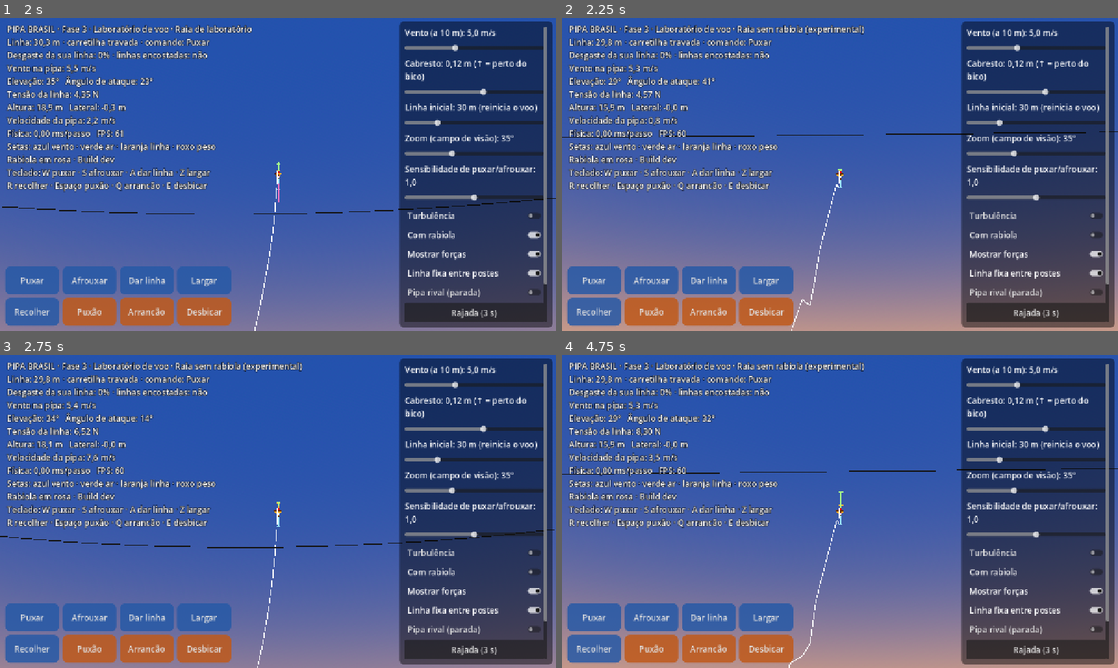
Above: before the commit, frames 1-4 (two rows, left to right).
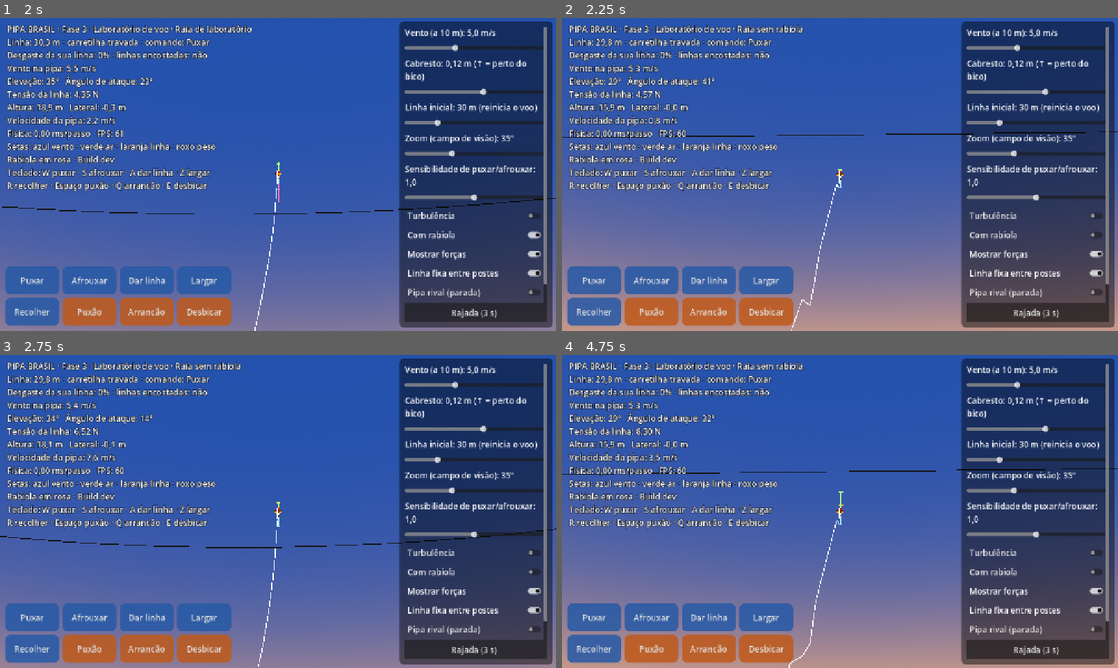
Above: after the commit, the same moments.

Repository: lucaskaeller201-ui/Pipa-Brasil
Game: Godot game, scene res://scenes/main/main.tscn
Two runs of this game, one before a commit and one after it. Both use one fixed random seed, a clock stepped at 60 frames per second and the inputs below.
Inputs:
- Up to frame 1 (2 s): tap Enter at 0.5 s; hold W 0.53-1.25 s; tap Z at 0.6 s; tap Space at 0.77 s; click "Turbulência" at 1.25 s
- Up to frame 2 (2.25 s): click "Com rabiola" at 2 s
- Up to frame 3 (2.75 s): no input
- Up to frame 4 (4.75 s): hold S 2.78-3.53 s; tap R at 2.85 s; tap Space at 3.02, 4.52 s; hold W from 3.53 s (still down); tap Q at 3.6 s; tap E at 4.35 s

Frame 1 is identical in both runs. In frame 2, 0.2% of the frame differs, in the area x 43-55%, y 2-70%; in frame 3, 0.3%, in the area x 1-100%, y 2-100%; in frame 4, 0.2%.

Commit message:
Fase 4: bot piloto e correção da raia sem rabiola
- Raia sem rabiola: estabilidade direcional da vareta desligada (virava o bico
  para baixo com a pipa parada); agora fica no ar sozinha e é dirigível por
  folga e puxão (D-018). Referência de regressão será regenerada.
- Flyer: posição no céu e ângulo do bico vistos pelo pipeiro
- game/ai: BotDifficulty, BotPerception (só o que o pipeiro vê e sente, com
  atraso e ruído) e BotPilot (escreve só no PilotInput)
- Testes: raia sozinha, direção por folga e puxão, bot 5 min com rajadas,
  todos os níveis, bot contra bot
- Protótipo em tools/prototipo/fase4

Co-Authored-By: Claude Opus 5.5 <noreply@anthropic.com>
Claude-Session: https://claude.ai/code/session_01VcBVPpGPHbKMkWY2F5CwiY

Diff:
--- /dev/null
+++ b/game/ai/bot_difficulty.gd
@@ -0,0 +1,44 @@
+class_name BotDifficulty
+extends RefCounted
+## Dificuldade do bot: capacidade de EXECUÇÃO (não muda a física).
+## Mexe só na percepção (atraso e ruído) e na precisão das decisões.
+## A personalidade (estilo de comportamento) é independente e vem na Fase 8.
+
+enum Level { FACIL, NORMAL, DIFICIL, PROFISSIONAL }
+
+var level: Level = Level.NORMAL
+var reaction := 0.2         ## s: atraso entre ver e reagir
+var noise_deg := 4.0        ## ruído na leitura da posição e do bico (graus)
+var noise_tension := 0.25   ## ruído na tensão sentida na mão (N)
+var tolerance_deg := 16.0   ## quanto o bico pode estar fora da direção desejada
+var lead := 0.08            ## s: quanto o bot antecipa o giro do bico
+var decisions_per_second := 15.0
+
+
+static func create(p_level: Level) -> BotDifficulty:
+	var d := BotDifficulty.new()
+	d.level = p_level
+	match p_level:
+		Level.FACIL:
+			d._configure(0.30, 6.0, 0.4, 22.0, 0.05, 10.0)
+		Level.NORMAL:
+			d._configure(0.20, 4.0, 0.25, 16.0, 0.08, 15.0)
+		Level.DIFICIL:
+			d._configure(0.12, 2.0, 0.1, 12.0, 0.10, 30.0)
+		Level.PROFISSIONAL:
+			d._configure(0.08, 1.0, 0.05, 9.0, 0.12, 60.0)
+	return d
+
+
+static func level_name(p_level: Level) -> String:
+	return ["Fácil", "Normal", "Difícil", "Profissional"][p_level]
+
+
+func _configure(p_reaction: float, p_noise_deg: float, p_noise_tension: float, p_tolerance: float,
+		p_lead: float, p_decisions: float) -> void:
+	reaction = p_reaction
+	noise_deg = p_noise_deg
+	noise_tension = p_noise_tension
+	tolerance_deg = p_tolerance
+	lead = p_lead
+	decisions_per_second = p_decisions
--- /dev/null
+++ b/game/ai/bot_perception.gd
@@ -0,0 +1,34 @@
+class_name BotPerception
+extends RefCounted
+## BotPerception: o que o pipeiro-bot percebe, e só isso.
+##
+## Lê do próprio pipeiro (Flyer) apenas o que uma pessoa veria ou sentiria:
+## onde a pipa está no céu, para onde o bico aponta, a tensão na mão e quanto
+## de linha já soltou. Não lê o vento, a velocidade exata nem nada escondido
+## (regra do Adendo de Bots). Tudo chega com o atraso e o ruído da dificuldade.
+
+var difficulty: BotDifficulty
+var _rng := RandomNumberGenerator.new()
+var _buffer: Array = []  # observações recentes (para o atraso de reação)
+
+
+func _init(p_difficulty: BotDifficulty, seed := 1) -> void:
+	difficulty = p_difficulty
+	_rng.seed = seed
+
+
+## Devolve um Dictionary com t, az, el, nose (graus), tension (N), line (m).
+func observe(flyer: Flyer, t: float) -> Dictionary:
+	var ceu := flyer.sky_position_deg()
+	_buffer.append({
+		"t": t, "az": ceu.x, "el": ceu.y, "nose": flyer.nose_angle_deg(),
+		"tension": flyer.tension, "line": flyer.line_length(),
+	})
+	while _buffer.size() > 1 and float(_buffer[1]["t"]) <= t - difficulty.reaction:
+		_buffer.pop_front()
+	var o: Dictionary = (_buffer[0] as Dictionary).duplicate()
+	o["az"] = float(o["az"]) + _rng.randfn(0.0, difficulty.noise_deg)
+	o["el"] = float(o["el"]) + _rng.randfn(0.0, difficulty.noise_deg)
+	o["nose"] = wrapf(float(o["nose"]) + _rng.randfn(0.0, difficulty.noise_deg * 1.5), -180.0, 180.0)
+	o["tension"] = maxf(0.0, float(o["tension"]) + _rng.randfn(0.0, difficulty.noise_tension))
+	return o
--- /dev/null
+++ b/game/ai/bot_pilot.gd
@@ -0,0 +1,107 @@
+class_name BotPilot
+extends RefCounted
+## BotFlightController (Fase 4): bot que empina usando SÓ os comandos do
+## pipeiro (PilotInput), exatamente os mesmos do jogador.
+##
+## Estratégia (calibrada no protótipo tools/prototipo/fase4/bot.py):
+## - Linha esticada: a pipa fica parada com o bico para cima ou avança para
+##   onde o bico aponta. Para ir para o lado, o bot dá folga (o bico gira),
+##   estica de novo quando o bico chega na direção desejada e recolhe linha
+##   enquanto avança (recolher estica a linha e empurra a pipa).
+## - Solta a carretilha no máximo 0,25 s por giro e recolhe o que soltou.
+## - Segurança: pipa baixa, para de manobrar e sobe; bico para baixo, solta a
+##   carretilha para a pipa parar de mergulhar.
+##
+## Limitação conhecida: a mira para o lado ainda é fraca (D-018).
+
+enum State { FLY, SLACK }
+
+var difficulty: BotDifficulty
+var perception: BotPerception
+var target_azimuth := 0.0   ## graus no céu
+var line_target := 30.0     ## m de linha desejados
+
+var state: State = State.FLY
+var slack_count := 0
+var _t_state := 0.0
+var _prev: Dictionary = {}
+var _rate := 0.0            ## graus/s do giro do bico (estimado)
+var _next_decision := 0.0
+var _decision := {}
+
+
+func _init(p_difficulty: BotDifficulty, seed := 1) -> void:
+	difficulty = p_difficulty
+	perception = BotPerception.new(p_difficulty, seed)
+
+
+## Atualiza e escreve os comandos em flyer.input. Chamar a cada passo.
+func update(flyer: Flyer, t: float) -> void:
+	var o := perception.observe(flyer, t)
+	if not _prev.is_empty():
+		var dt := float(o["t"]) - float(_prev["t"])
+		if dt > 0.0:
+			_rate = 0.7 * _rate + 0.3 * wrapf(float(o["nose"]) - float(_prev["nose"]), -180.0, 180.0) / dt
+	_prev = o
+	if t >= _next_decision:
+		_next_decision = t + 1.0 / difficulty.decisions_per_second
+		_decision = _decide(o, t)
+	_apply(flyer.input, _decision)
+
+
+func desired_heading(o: Dictionary) -> float:
+	if float(o["el"]) < 22.0:
+		return 0.0
+	var daz := target_azimuth - float(o["az"])
+	if daz > 8.0:
+		return 55.0
+	if daz < -8.0:
+		return -55.0
+	return 0.0
+
+
+func _decide(o: Dictionary, t: float) -> Dictionary:
+	var nose := float(o["nose"])
+	var el := float(o["el"])
+	var line := float(o["line"])
+	var tol := difficulty.tolerance_deg
+	var hd := desired_heading(o)
+	var e := wrapf(nose - hd, -180.0, 180.0)
+	var pred := wrapf(nose + _rate * (difficulty.lead + difficulty.reaction) - hd, -180.0, 180.0)
+	var dist := absf(target_azimuth - float(o["az"])) if el >= 22.0 else 0.0
+
+	if state == State.FLY:
+		if absf(e) > tol * 2.0 and t - _t_state > 0.25 and (absf(target_azimuth - float(o["az"])) > 6.0 or absf(nose) > 60.0):
+			state = State.SLACK
+			_t_state = t
+			slack_count += 1
+	elif absf(pred) < tol or t - _t_state > 1.5:
+		state = State.FLY
+		_t_state = t
+
+	var d := {}
+	if state == State.SLACK:
+		d = {"slack": 1.0, "free_spool": t - _t_state < 0.25 and absf(pred) > tol * 2.0 and line < line_target + 8.0}
+	else:
+		if absf(e) < tol and dist > 6.0:
+			d = {"reel_in": true} if line > line_target - 8.0 else {"pull": 1.0}
+		if el < 15.0 and absf(nose) > 100.0:
+			d = {"slack": 1.0}
+		if d.is_empty() and absf(nose) < 60.0 and line > line_target:
+			d = {"reel_in": true}
+		if absf(nose) < 25.0 and line > line_target + 2.0:
+			d = {"reel_in": true}
+		if not d.has("reel_in") and absf(nose) < 100.0 and line > line_target + 6.0:
+			d = {"reel_in": true}
+	# Emergência: bico para baixo, solta a carretilha para parar o mergulho.
+	if absf(nose) > 110.0 and el < 40.0 and line < line_target + 25.0:
+		d = {"slack": 1.0, "free_spool": true}
+	return d
+
+
+func _apply(input: PilotInput, d: Dictionary) -> void:
+	input.clear()
+	input.pull = float(d.get("pull", 0.0))
+	input.slack = float(d.get("slack", 0.0))
+	input.free_spool = bool(d.get("free_spool", false))
+	input.reel_in = bool(d.get("reel_in", false))
--- a/sim/core/flyer.gd
+++ b/sim/core/flyer.gd
@@ -154,5 +154,22 @@
 	return rad_to_deg(atan2(d.y, Vector2(d.x, d.z).length()))
 
 
+## Posição da pipa no céu vista pelo pipeiro: azimute (graus, + = direita de
+## quem olha vento abaixo) e elevação (graus). Só o que dá para ver.
+func sky_position_deg() -> Vector2:
+	var d := bridle_position() - hand_position
+	return Vector2(rad_to_deg(atan2(d.x, -d.z)), rad_to_deg(atan2(d.y, Vector2(d.x, d.z).length())))
+
+
+## Para onde o bico aponta no céu, visto do pipeiro: 0 = para cima,
+## + = para a direita, ±180 = para baixo (graus).
+func nose_angle_deg() -> float:
+	var bico := kite.rotation * Vector3.UP
+	var linha := (kite.position - hand_position).normalized()
+	var cima := (Vector3.UP - linha * Vector3.UP.dot(linha)).normalized()
+	var direita := linha.cross(cima).normalized()
+	return rad_to_deg(atan2(bico.dot(direita), bico.dot(cima)))
+
+
 func line_length() -> float:
 	return line.rest_total() if line != null else 0.0
--- a/sim/kite/kite_definition.gd
+++ b/sim/kite/kite_definition.gd
@@ -94,14 +94,16 @@
 
 
 ## Raia de combate sem rabiola, com vareta que enverga com a tensão.
-## Com a linha esticada voa para onde o bico aponta; com a linha frouxa a
-## vareta relaxa e ela gira, o que permite desbicar. EXPERIMENTAL: os
-## parâmetros de giro ainda serão calibrados com o bot piloto (Fase 4).
+## Com a linha esticada fica parada no céu com o bico para cima e, puxada,
+## avança para onde o bico aponta; com a linha frouxa a vareta relaxa e ela
+## gira, o que permite desbicar. Calibrada com o bot piloto na Fase 4 (D-018):
+## a estabilidade direcional da vareta ficou desligada, porque virava o bico
+## para baixo com a pipa parada.
 static func raia_sem_rabiola() -> KiteDefinition:
 	var d := raia_laboratorio(0.0)
-	d.model_name = "Raia sem rabiola (experimental)"
+	d.model_name = "Raia sem rabiola"
 	d.flex_enabled = true
-	d.bow_stability = 0.5
+	d.bow_stability = 0.0
 	d.spin_damping_quadratic = 1.0
 	d.spin_damping_linear = 0.3
 	d.spin_bias = 0.3
--- a/tests/golden/raia_sem_rabiola.csv
+++ /dev/null
@@ -1,17 +0,0 @@
-t,x,y,z,tensao,linha
-0.50,0.5529,16.8543,-26.2448,5.8772,29.8500
-1.00,2.4313,19.5347,-24.3334,6.0706,29.8500
-1.50,4.9755,21.5865,-22.2103,5.3445,29.8500
-2.00,7.9911,22.5322,-20.3556,4.8071,29.8500
-2.50,11.4715,22.2762,-18.9027,4.6139,29.8500
-3.00,15.3360,20.6744,-17.8529,4.7227,29.8500
-3.50,19.2680,17.5683,-17.1498,4.9148,29.8500
-4.00,22.6928,12.9983,-16.7053,4.8059,29.8500
-4.50,24.9886,7.3937,-16.4267,3.8718,29.8500
-5.00,25.5752,1.6123,-16.1833,0.1183,29.8500
-5.50,24.8954,1.5414,-17.6494,1.7351,29.8500
-6.00,24.7885,0.1648,-17.7399,1.1886,29.8500
-6.50,24.7363,0.1511,-17.7850,0.9549,29.8500
-7.00,24.6803,0.1350,-17.8282,0.7708,29.8500
-7.50,24.6088,0.1060,-17.8546,0.5749,29.8500
-8.00,24.5149,0.0627,-17.8481,0.3895,29.8500
--- /dev/null
+++ b/tests/scenarios/test_bot.gd
@@ -0,0 +1,149 @@
+extends "res://tests/test_case.gd"
+## Fase 4: a raia sem rabiola corrigida (D-018) e o bot piloto.
+## Faixas calibradas no protótipo (tools/prototipo/fase4).
+
+const DT := 1.0 / 120.0
+
+
+func _sem_rabiola(turbulencia := 0.15, semente := 1) -> SimWorld:
+	return SimWorld.create_flight(WindField.new(5.0, turbulencia, semente), KiteDefinition.raia_sem_rabiola(),
+		30.0, 30.0, 0.0, 4, true, 3.0)
+
+
+func test_raia_sem_rabiola_fica_no_ar_sozinha_com_turbulencia() -> void:
+	for semente in [1, 2, 3]:
+		var w := _sem_rabiola(0.15, semente)
+		var minima := INF
+		for i in roundi(10.0 / DT):
+			w.step(DT)
+			if w.time > 3.0:
+				minima = minf(minima, w.elevation_deg())
+		print("      [sem rabiola, sozinha, semente %d] elevação mínima %.1f°, final %.1f°, bico %.0f°" % [
+			semente, minima, w.elevation_deg(), w.flyers[0].nose_angle_deg()])
+		assert_true(minima > 30.0, "não cai")
+		assert_true(w.elevation_deg() > 50.0, "sobe e fica parada no alto")
+		assert_true(absf(w.flyers[0].nose_angle_deg()) < 30.0, "com o bico para cima")
+
+
+func test_folga_e_puxao_levam_a_pipa_para_o_lado() -> void:
+	var w := _sem_rabiola(0.0)
+	for i in roundi(8.0 / DT):
+		w.step(DT)
+	var f: Flyer = w.flyers[0]
+	var antes := f.sky_position_deg()
+	var giro := 0.0
+	var bico := f.nose_angle_deg()
+	w.input.slack = 1.0
+	w.input.free_spool = true
+	for i in roundi(0.5 / DT):
+		w.step(DT)
+		var novo := f.nose_angle_deg()
+		giro += wrapf(novo - bico, -180.0, 180.0)
+		bico = novo
+	w.input.clear()
+	w.input.pull = 1.0
+	for i in roundi(1.5 / DT):
+		w.step(DT)
+	var depois := f.sky_position_deg()
+	print("      [folga 0,5 s + puxar 1,5 s] bico girou %.0f°; pipa andou %.1f° de lado e %.1f° de altura" % [
+		giro, depois.x - antes.x, depois.y - antes.y])
+	assert_true(absf(giro) > 30.0, "com folga, o bico gira")
+	assert_true(absf(depois.x - antes.x) > 15.0, "puxando, ela corre para o lado do bico")
+	assert_true(sign(depois.x - antes.x) == sign(giro), "para o lado para onde o bico girou")
+
+
+func _voo_com_bot(nivel: BotDifficulty.Level, segundos: float, semente: int) -> Dictionary:
+	var w := _sem_rabiola(0.15, semente)
+	var f: Flyer = w.flyers[0]
+	var bot := BotPilot.new(BotDifficulty.create(nivel), semente)
+	var rng := RandomNumberGenerator.new()
+	rng.seed = semente + 100
+	var minima := INF
+	var no_chao := 0.0
+	var linha_max := 0.0
+	var passos := roundi(segundos / DT)
+	for i in passos:
+		var t := i * DT
+		if i % 2400 == 2399:  # rajada de 7 a 10 m/s por 3 s a cada 20 s
+			w.wind.set_gust(w.time, rng.randf_range(7.0, 10.0), 3.0)
+		bot.target_azimuth = 25.0 if int(t / 10.0) % 2 == 0 else -25.0
+		bot.update(f, t)
+		w.step(DT)
+		if t > 5.0:
+			minima = minf(minima, w.elevation_deg())
+		if f.kite_on_ground:
+			no_chao += DT
+		linha_max = maxf(linha_max, f.line_length())
+	return {"minima": minima, "no_chao": no_chao, "linha_max": linha_max, "linha": f.line_length(),
+		"folgas": bot.slack_count, "finito": w.is_finite_state()}
+
+
+func test_bot_mantem_a_raia_sem_rabiola_no_ar_5_minutos_com_rajadas() -> void:
+	for nivel in [BotDifficulty.Level.FACIL, BotDifficulty.Level.PROFISSIONAL]:
+		var r := _voo_com_bot(nivel, 300.0, 1)
+		print("      [bot %s, 5 min] elevação mínima %.1f°, no chão %.1f s, linha final %.1f m (máx %.1f), giros %d" % [
+			BotDifficulty.level_name(nivel), r["minima"], r["no_chao"], r["linha"], r["linha_max"], r["folgas"]])
+		assert_true(r["finito"])
+		assert_near(r["no_chao"], 0.0, 0.01, "nunca toca o chão")
+		assert_true(r["minima"] > 0.0)
+		assert_true(r["linha"] > 25.0 and r["linha"] < 50.0, "não deixa a linha crescer sem limite")
+		assert_true(r["folgas"] > 50, "está pilotando de verdade, não parado")
+
+
+func test_todos_os_niveis_ficam_no_ar_1_minuto() -> void:
+	for nivel in [BotDifficulty.Level.FACIL, BotDifficulty.Level.NORMAL, BotDifficulty.Level.DIFICIL, BotDifficulty.Level.PROFISSIONAL]:
+		for semente in [2, 3]:
+			var r := _voo_com_bot(nivel, 60.0, semente)
+			print("      [bot %s, semente %d, 1 min] elevação mínima %.1f°, no chão %.1f s, linha %.1f m" % [
+				BotDifficulty.level_name(nivel), semente, r["minima"], r["no_chao"], r["linha"]])
+			assert_near(r["no_chao"], 0.0, 0.01, "%s, semente %d: nunca toca o chão" % [BotDifficulty.level_name(nivel), semente])
+
+
+func test_dificuldade_muda_so_a_execucao() -> void:
+	var facil := BotDifficulty.create(BotDifficulty.Level.FACIL)
+	var pro := BotDifficulty.create(BotDifficulty.Level.PROFISSIONAL)
+	assert_true(facil.reaction > pro.reaction, "o fácil reage mais devagar")
+	assert_true(facil.noise_deg > pro.noise_deg, "e enxerga pior")
+	assert_true(facil.tolerance_deg > pro.tolerance_deg, "e é menos preciso")
+
+
+func test_bot_usa_so_a_interface_do_pipeiro() -> void:
+	# O bot escreve só no PilotInput: a mesma pipa, a mesma física.
+	var w := _sem_rabiola(0.15, 4)
+	var f: Flyer = w.flyers[0]
+	var bot := BotPilot.new(BotDifficulty.create(BotDifficulty.Level.NORMAL), 4)
+	var usou := {"slack": false, "free_spool": false, "reel_in": false}
+	for i in roundi(30.0 / DT):
+		bot.target_azimuth = 25.0 if int(i * DT / 10.0) % 2 == 0 else -25.0
+		bot.update(f, i * DT)
+		usou["slack"] = usou["slack"] or f.input.slack > 0.0
+		usou["free_spool"] = usou["free_spool"] or f.input.free_spool
+		usou["reel_in"] = usou["reel_in"] or f.input.reel_in
+		w.step(DT)
+	print("      [comandos usados pelo bot] %s" % str(usou))
+	assert_true(usou["slack"] and usou["free_spool"] and usou["reel_in"])
+
+
+func test_bot_contra_bot_na_mesma_janela() -> void:
+	var w := SimWorld.new()
+	w.wind = WindField.new(5.0, 0.15, 5)
+	w.add_flyer(KiteDefinition.raia_sem_rabiola(), Vector3(-5.0, 0.0, 0.0), 30.0, 30.0, 0.0, true, 3.0)
+	w.add_flyer(KiteDefinition.raia_sem_rabiola(), Vector3(5.0, 0.0, 0.0), 30.0, 30.0, 0.0, true, 3.0)
+	var bots := [BotPilot.new(BotDifficulty.create(BotDifficulty.Level.DIFICIL), 7),
+		BotPilot.new(BotDifficulty.create(BotDifficulty.Level.NORMAL), 8)]
+	var no_chao := [0.0, 0.0]
+	var contato := 0.0
+	for i in roundi(60.0 / DT):
+		var t := i * DT
+		for k in 2:
+			(bots[k] as BotPilot).target_azimuth = 15.0 if k == 0 else -15.0  # cada um mira o lado do outro
+			(bots[k] as BotPilot).update(w.flyers[k], t)
+		w.step(DT)
+		for k in 2:
+			if (w.flyers[k] as Flyer).kite_on_ground:
+				no_chao[k] += DT
+		if w.combat.contacts_last_step > 0:
+			contato += DT
+	print("      [bot contra bot, 1 min] no chão %.1f s e %.1f s; linhas encostadas %.1f s; cortados: %s, %s" % [
+		no_chao[0], no_chao[1], contato, w.flyers[0].cut, w.flyers[1].cut])
+	assert_true(w.is_finite_state())
--- a/tests/unit/test_raia_sem_rabiola.gd
+++ b/tests/unit/test_raia_sem_rabiola.gd
@@ -32,7 +32,10 @@
 
 
 func test_vareta_envergada_alinha_a_pipa_com_o_fluxo() -> void:
+	# O mecanismo continua disponível para outros modelos (a raia sem rabiola
+	# não usa mais, veja D-018).
 	var def := KiteDefinition.raia_sem_rabiola()
+	def.bow_stability = 0.5
 	def.spin_bias = 0.0
 	var a := _pipa_inclinada(def, 25.0)
 	var b := _pipa_inclinada(def, -25.0)
Not shown, removed: game/ai/.gitkeep
